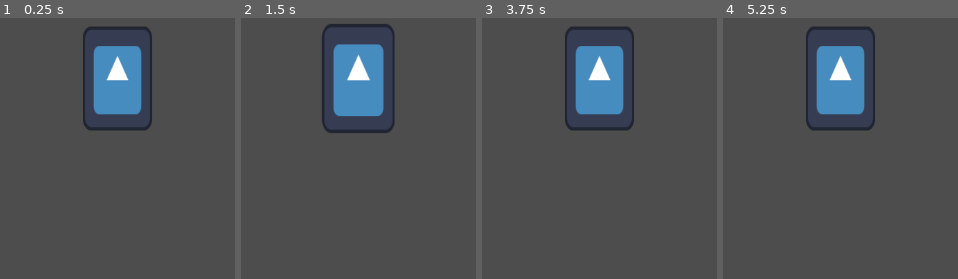
Above: before the commit, frames 1-4 (left to right).
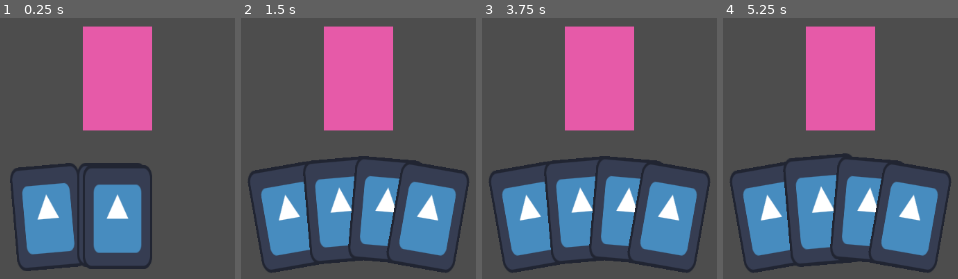
Above: after the commit, the same moments.

Repository: jaoc1811/card-game-jam
Game: Godot game, scene res://Scenes/jo.tscn
The game is run twice, just before and just after one commit, with the same random seed, the same clock (stepped at 60 frames per second) and the same inputs. The engine's default icon, where the game draws it, is replaced by a stand-in: a white triangle on a blue panel in a dark square.
Inputs (mouse positions are in pixels of both pictures, inside the frame that each line leads up to):
- Up to frame 1 (0.25 s): no input
- Up to frame 2 (1.5 s): click (358, 78) at 0.52 s; click (358, 78) at 1.27 s
- Up to frame 3 (3.75 s): click (599, 78) at 2.02 s; tap Enter at 2.75 s; move the mouse to (outside the picture) at 2.77 s; tap Space at 3.5 s; move the mouse to (outside the picture) at 3.52 s
- Up to frame 4 (5.25 s): tap Enter at 4.25 s; move the mouse to (outside the picture) at 4.27 s; tap Space at 5 s; move the mouse to (800, 169) at 5.02 s

The runs differ from the first frame. In frame 1, 26% of the frame differs, in the area x 4-65%, y 3-97%; in frame 2, 35%, in the area x 2-98%, y 2-98%; in frame 3, 34%; in frame 4, 34%.

Commit message:
feat: created deck scene, hand scene and script, cards have tween animations

Diff:
--- a/Scenes/card.tscn
+++ b/Scenes/card.tscn
@@ -1,14 +1,15 @@
-[gd_scene load_steps=3 format=3 uid="uid://b4fxyppywr8fx"]
+[gd_scene load_steps=4 format=3 uid="uid://b4fxyppywr8fx"]
 
 [ext_resource type="Script" path="res://scripts/card.gd" id="1_5jjbx"]
 [ext_resource type="Texture2D" uid="uid://di5i1atheyh6v" path="res://icon.svg" id="2_2vtp4"]
 
-[node name="CardSlot" type="Node2D"]
+[sub_resource type="RectangleShape2D" id="RectangleShape2D_7yods"]
+size = Vector2(20, 30)
 
-[node name="Card" type="Node2D" parent="."]
+[node name="Card" type="Node2D"]
 script = ExtResource("1_5jjbx")
 
-[node name="Button" type="Button" parent="Card"]
+[node name="Button" type="Button" parent="."]
 self_modulate = Color(1, 1, 1, 0)
 anchors_preset = 8
 anchor_left = 0.5
@@ -21,12 +22,20 @@
 offset_bottom = 15.0
 grow_horizontal = 2
 grow_vertical = 2
+metadata/_edit_use_anchors_ = true
 
-[node name="Sprite2D" type="Sprite2D" parent="Card"]
+[node name="Sprite2D" type="Sprite2D" parent="."]
 scale = Vector2(0.15625, 0.234375)
 texture = ExtResource("2_2vtp4")
 
-[connection signal="button_down" from="Card/Button" to="Card" method="_on_button_button_down"]
-[connection signal="button_up" from="Card/Button" to="Card" method="_on_button_button_up"]
-[connection signal="mouse_entered" from="Card/Button" to="Card" method="_on_button_mouse_entered"]
-[connection signal="mouse_exited" from="Card/Button" to="Card" method="_on_button_mouse_exited"]
+[node name="Area2D" type="Area2D" parent="."]
+
+[node name="CollisionShape2D" type="CollisionShape2D" parent="Area2D"]
+shape = SubResource("RectangleShape2D_7yods")
+
+[connection signal="button_down" from="Button" to="." method="_on_button_button_down"]
+[connection signal="button_up" from="Button" to="." method="_on_button_button_up"]
+[connection signal="mouse_entered" from="Button" to="." method="_on_button_mouse_entered"]
+[connection signal="mouse_exited" from="Button" to="." method="_on_button_mouse_exited"]
+[connection signal="body_entered" from="Area2D" to="." method="_on_area_2d_body_entered"]
+[connection signal="body_exited" from="Area2D" to="." method="_on_area_2d_body_exited"]
--- /dev/null
+++ b/Scenes/deck.tscn
@@ -0,0 +1,23 @@
+[gd_scene load_steps=2 format=3 uid="uid://dqr0duh0wktdr"]
+
+[sub_resource type="RectangleShape2D" id="RectangleShape2D_whl0c"]
+size = Vector2(20, 30)
+
+[node name="deck" type="StaticBody2D" groups=["deck"]]
+
+[node name="ColorRect" type="ColorRect" parent="."]
+anchors_preset = 8
+anchor_left = 0.5
+anchor_top = 0.5
+anchor_right = 0.5
+anchor_bottom = 0.5
+offset_left = -10.0
+offset_top = -15.0
+offset_right = 10.0
+offset_bottom = 15.0
+grow_horizontal = 2
+grow_vertical = 2
+color = Color(0.899711, 0.35401, 0.657036, 1)
+
+[node name="CollisionShape2D" type="CollisionShape2D" parent="."]
+shape = SubResource("RectangleShape2D_whl0c")
--- a/Scenes/jo.tscn
+++ b/Scenes/jo.tscn
@@ -1,20 +1,27 @@
-[gd_scene load_steps=3 format=3 uid="uid://d1kjak70pkeyf"]
+[gd_scene load_steps=4 format=3 uid="uid://d1kjak70pkeyf"]
 
-[ext_resource type="Script" path="res://scripts/card_slots.gd" id="1_2yb36"]
+[ext_resource type="Script" path="res://scripts/hand.gd" id="1_2yb36"]
 [ext_resource type="PackedScene" uid="uid://b4fxyppywr8fx" path="res://scenes/card.tscn" id="1_y21kq"]
+[ext_resource type="PackedScene" uid="uid://dqr0duh0wktdr" path="res://scenes/deck.tscn" id="3_ji3t1"]
 
 [node name="JO" type="Node2D"]
 
 [node name="Camera2D" type="Camera2D" parent="."]
 zoom = Vector2(5, 5)
 
-[node name="CardSlots" type="Node2D" parent="."]
+[node name="Hand" type="Node2D" parent="."]
+position = Vector2(0, 40)
 script = ExtResource("1_2yb36")
+cards_positions = Array[Vector2]([Vector2(-20, 0), Vector2(-5, -2), Vector2(8, -2), Vector2(20, 0)])
+cards_rotations = Array[int]([-10, -5, 5, 10])
 
-[node name="Card" parent="CardSlots" instance=ExtResource("1_y21kq")]
+[node name="Card" parent="Hand" instance=ExtResource("1_y21kq")]
 
-[node name="Card2" parent="CardSlots" instance=ExtResource("1_y21kq")]
+[node name="Card2" parent="Hand" instance=ExtResource("1_y21kq")]
 
-[node name="Card3" parent="CardSlots" instance=ExtResource("1_y21kq")]
+[node name="Card3" parent="Hand" instance=ExtResource("1_y21kq")]
 
-[node name="Card4" parent="CardSlots" instance=ExtResource("1_y21kq")]
+[node name="Card4" parent="Hand" instance=ExtResource("1_y21kq")]
+
+[node name="deck" parent="." instance=ExtResource("3_ji3t1")]
+z_index = -1
--- a/project.godot
+++ b/project.godot
@@ -15,6 +15,10 @@
 config/features=PackedStringArray("4.3", "GL Compatibility")
 config/icon="res://icon.svg"
 
+[global_group]
+
+deck=""
+
 [input]
 
 click={
--- a/scripts/card.gd
+++ b/scripts/card.gd
@@ -2,7 +2,12 @@
 
 var is_hovering = false
 var is_dragging = false
+var is_draggable = false
+var is_inside_deck = false
 var offset: Vector2
+var initial_position: Vector2
+var initial_rotation: int
+var deck_ref
 
 func _process(delta):
 	if is_hovering:
@@ -13,15 +18,36 @@
 		position = get_global_mouse_position() - offset
 
 func _on_button_button_down() -> void:
-	is_dragging = true
-	offset = get_global_mouse_position() - position
+	if is_draggable:
+		is_dragging = true
+		offset = get_global_mouse_position() - position
+		initial_position = position
+		initial_rotation = rotation_degrees
+		var tween = get_tree().create_tween()
+		tween.tween_property(self,"rotation_degrees", 0, 0.1).set_ease(Tween.EASE_OUT)
 
 func _on_button_button_up() -> void:
-	is_dragging = false
-	position = Vector2(0,0)
+	if is_dragging:
+		is_dragging = false
+		var tween = get_tree().create_tween()
+		if is_inside_deck:
+			tween.tween_property(self,"global_position", deck_ref.position, 0.1).set_ease(Tween.EASE_OUT)
+		else:
+			tween.tween_property(self,"position", initial_position, 0.1).set_ease(Tween.EASE_OUT)
+			tween.tween_property(self,"rotation_degrees", initial_rotation, 0.1).set_ease(Tween.EASE_OUT)
 
 func _on_button_mouse_entered() -> void:
-	is_hovering = true
+	if is_draggable:
+		is_hovering = true
 
 func _on_button_mouse_exited() -> void:
 	is_hovering = false
+
+func _on_area_2d_body_entered(body: Node2D) -> void:
+	if body.is_in_group("deck"):
+		is_inside_deck = true
+		deck_ref = body
+
+func _on_area_2d_body_exited(body: Node2D) -> void:
+	if body.is_in_group("deck"):
+		is_inside_deck = false
--- a/scripts/card_slots.gd
+++ /dev/null
@@ -1,13 +0,0 @@
-extends Node2D
-
-var cards
-@export var horizontal_size = 150
-
-# Called when the node enters the scene tree for the first time.
-func _ready() -> void:
-	cards = get_children()
-
-# Called every frame. 'delta' is the elapsed time since the previous frame.
-func _process(delta: float) -> void:
-	for card in cards:
-		print(card)
--- /dev/null
+++ b/scripts/hand.gd
@@ -0,0 +1,22 @@
+extends Node2D
+
+var cards: Array[Node]
+@export var cards_positions: Array[Vector2]
+@export var cards_rotations: Array[int]
+
+# Called when the node enters the scene tree for the first time.
+func _ready() -> void:
+	cards = get_children()
+	for i in len(cards):
+		await get_tree().create_timer(0.1).timeout
+		set_position_and_rotation(i)
+
+func set_position_and_rotation(card_index: int):
+	var tween = get_tree().create_tween()
+	tween.tween_property(cards[card_index], "position", cards_positions[card_index], 0.1).set_ease(Tween.EASE_OUT)
+	tween.tween_property(cards[card_index], "rotation_degrees", cards_rotations[card_index], 0.1).set_ease(Tween.EASE_OUT)
+	cards[card_index].is_draggable = true
+
+# Called every frame. 'delta' is the elapsed time since the previous frame.
+func _process(delta: float) -> void:
+	pass
